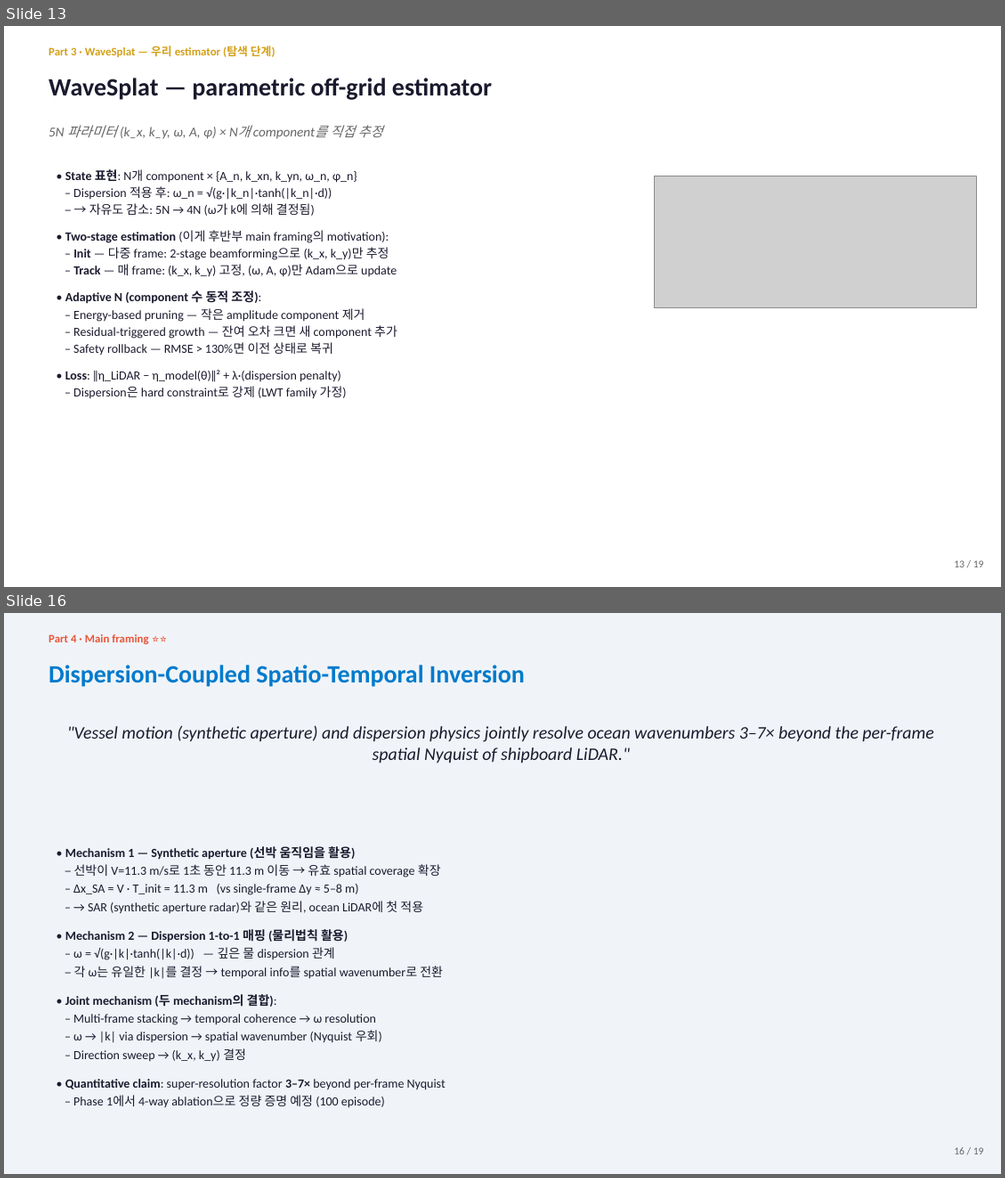
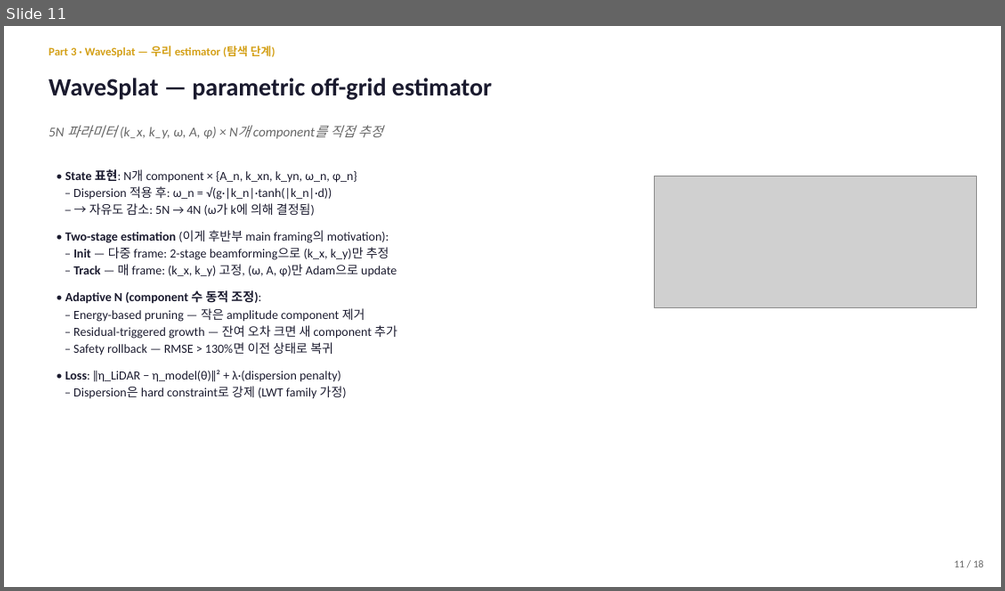
Before and after one commit to SAEYONGPARK94/wavesplat, a slide deck: wavesplat/docs/labmeeting_2026_05_13.pptx. Shown one above the other, each under a label of ours: slides 13 and 16 before the commit, slide 11 after it; the slides between them are not shown. The pictures are 1005x1178 and 1005x591 pixels, drawn with LibreOffice and Linux fonts; fonts in the diff are those of the drawing; grey boxes stand for pictures. Boxes give left, top, right and bottom in pixels: in the first picture for what was removed or moved away, otherwise in the second. Text is boxed around its words. In the diff, an @@ line names an element or a change of style, - is before the commit and + after.

```diff
--- a/wavesplat/docs/labmeeting_2026_05_13.pptx
+++ b/wavesplat/docs/labmeeting_2026_05_13.pptx
@@ slide 16 removed at bbox=[4, 613, 1001, 1174], background #F0F4F8 @@
@@ text removed at bbox=[48, 634, 148, 644] @@
-Part 4 · Main framing ⭐⭐
@@ text removed at bbox=[48, 665, 525, 687] @@
-Dispersion-Coupled Spatio-Temporal Inversion
@@ text removed at bbox=[67, 725, 933, 763] @@
-"Vessel motion (synthetic aperture) and dispersion physics jointly resolve ocean wavenumbers 3–7× beyond the per-frame spatial Nyquist of shipboard LiDAR."
@@ text removed at bbox=[65, 846, 445, 1108] @@
-• Mechanism 1 — Synthetic aperture (선박 움직임을 활용)
-– 선박이 V=11.3 m/s로 1초 동안 11.3 m 이동 → 유효 spatial coverage 확장
-– Δx_SA = V · T_init = 11.3 m (vs single-frame Δy ≈ 5–8 m)
-– → SAR (synthetic aperture radar)와 같은 원리, ocean LiDAR에 첫 적용
-• Mechanism 2 — Dispersion 1-to-1 매핑 (물리법칙 활용)
-– ω = √(g·|k|·tanh(|k|·d)) — 깊은 물 dispersion 관계
-– 각 ω는 유일한 |k|를 결정 → temporal info를 spatial wavenumber로 전환
-• Joint mechanism (두 mechanism의 결합):
-– Multi-frame stacking → temporal coherence → ω resolution
-– ω → |k| via dispersion → spatial wavenumber (Nyquist 우회)
-– Direction sweep → (k_x, k_y) 결정
-• Quantitative claim: super-resolution factor 3–7× beyond per-frame Nyquist
-– Phase 1에서 4-way ablation으로 정량 증명 예정 (100 episode)
@@ text removed at bbox=[954, 1147, 984, 1154] @@
-16 / 19
@@ what was slide 13 is now slide 11 @@
@@ slide 11 changed as well @@
@@ text at bbox=[954, 560, 984, 567]: text changed @@
-13 / 19
+11 / 18
```
Also in this commit, not shown: 16 other slides changed, 11 slides added, 7 other slides removed, 14 other files.
